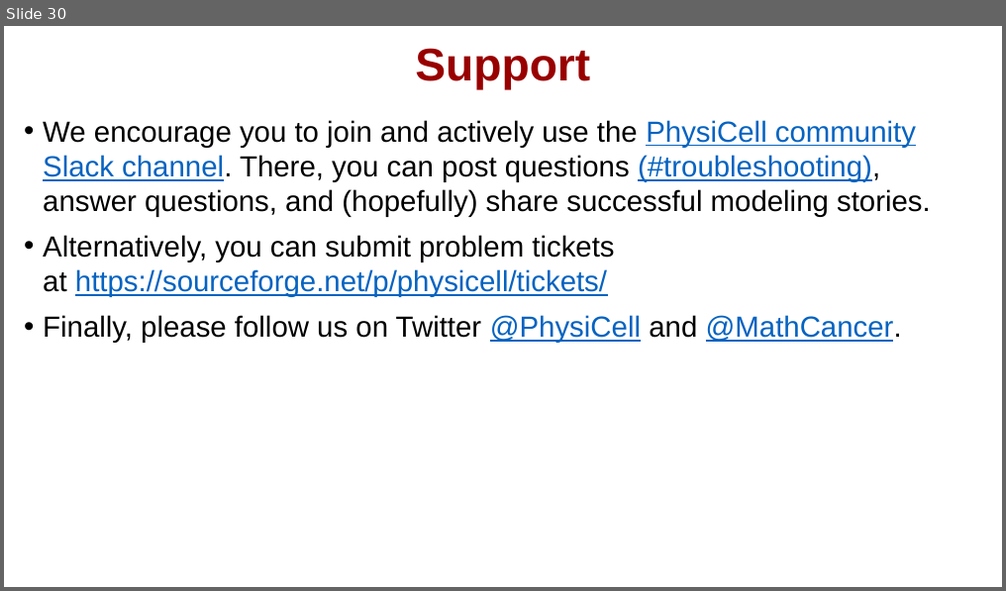
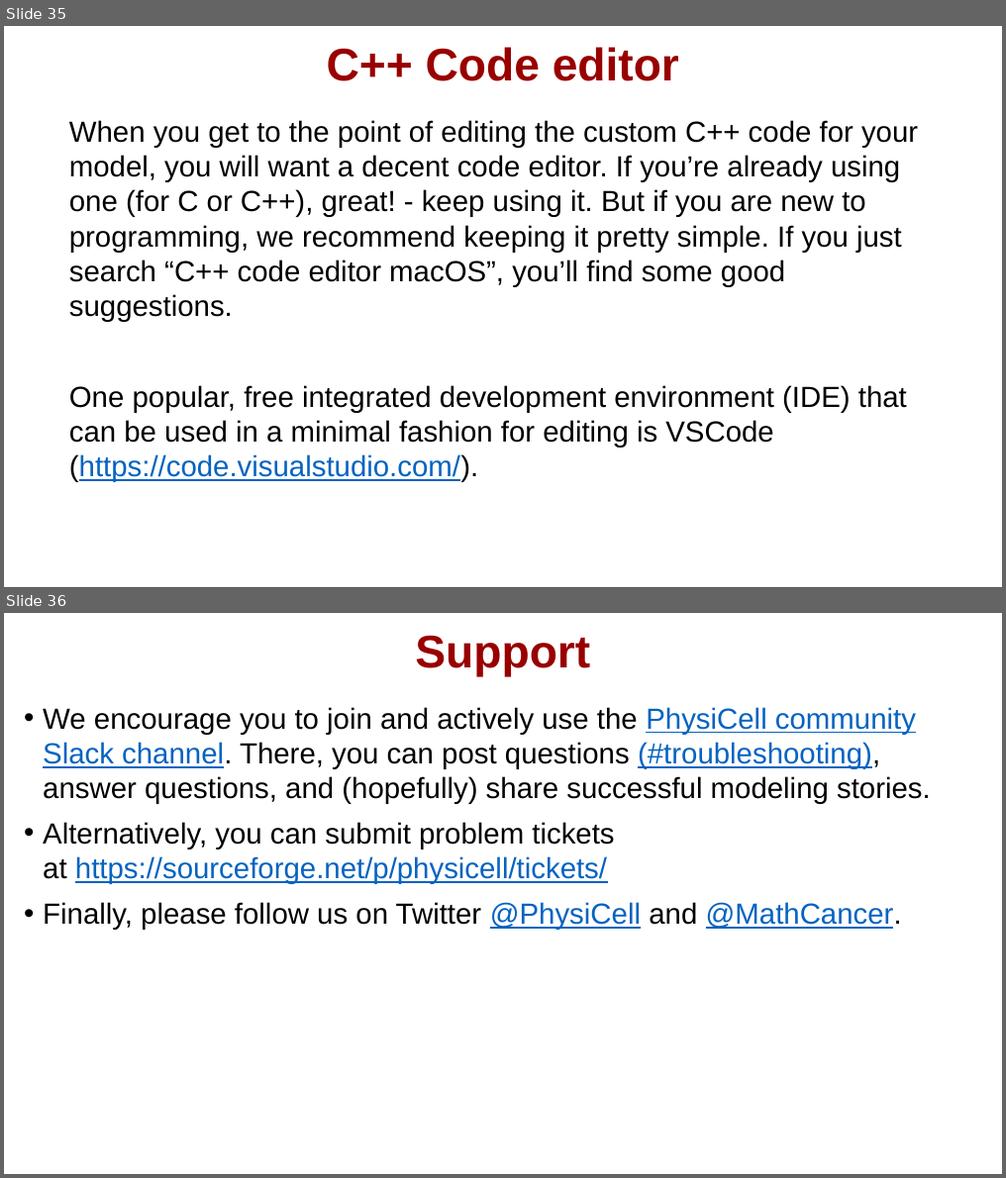
Before and after one commit to physicell-training/ws2021, a slide deck: pptx_source/PhysiCell_ws2021_macOS_setup.pptx. Shown one above the other, each under a label of ours: slide 30 before the commit, slides 35 and 36 after it. The pictures are 1006x591 and 1006x1178 pixels, drawn with LibreOffice and Linux fonts; fonts in the diff are those of the drawing; background and template pictures are left out. Boxes give left, top, right and bottom in pixels: in the first picture for what was removed or moved away, otherwise in the second. Text is boxed around its words. In the diff, an @@ line names an element or a change of style, - is before the commit and + after.

```diff
--- a/pptx_source/PhysiCell_ws2021_macOS_setup.pptx
+++ b/pptx_source/PhysiCell_ws2021_macOS_setup.pptx
@@ slide 35 added at [4,26,1002,587], background #FFFFFF @@
@@ title added at [327,47,679,81], 33 pt, text #990000, bold @@
+C++ Code editor
@@ text added at [69,120,918,482], 21 pt, text #000000 @@
+When you get to the point of editing the custom C++ code for your model, you will want a decent code editor. If you’re already using one (for C or C++), great! - keep using it. But if you are new to programming, we recommend keeping it pretty simple. If you just search “C++ code editor macOS”, you’ll find some good suggestions.
+One popular, free integrated development environment (IDE) that can be used in a minimal fashion for editing is VSCode (https://code.visualstudio.com/).
@@ what was slide 30 is now slide 36 @@
```
Also in this commit, not shown: 22 slides changed, 5 other slides added.
